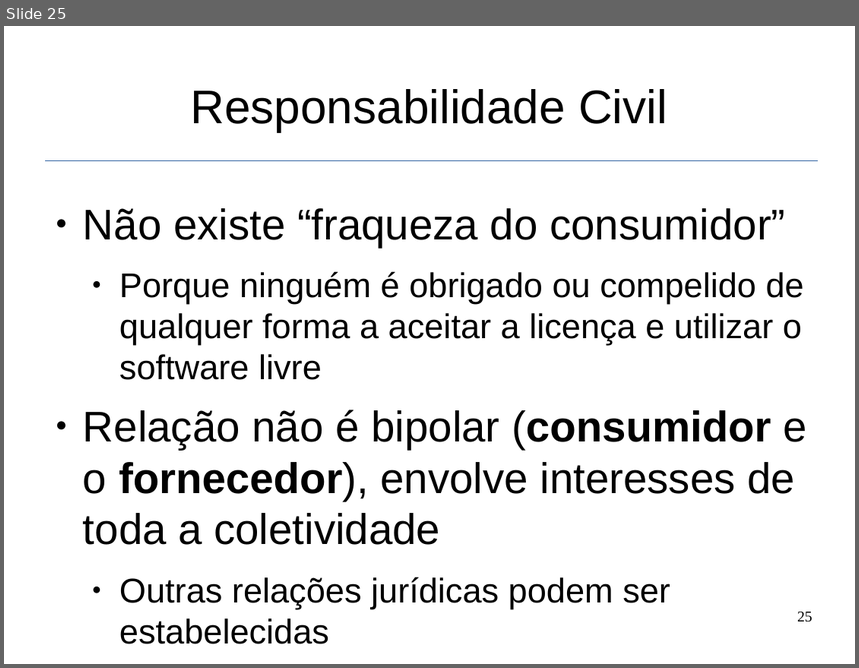
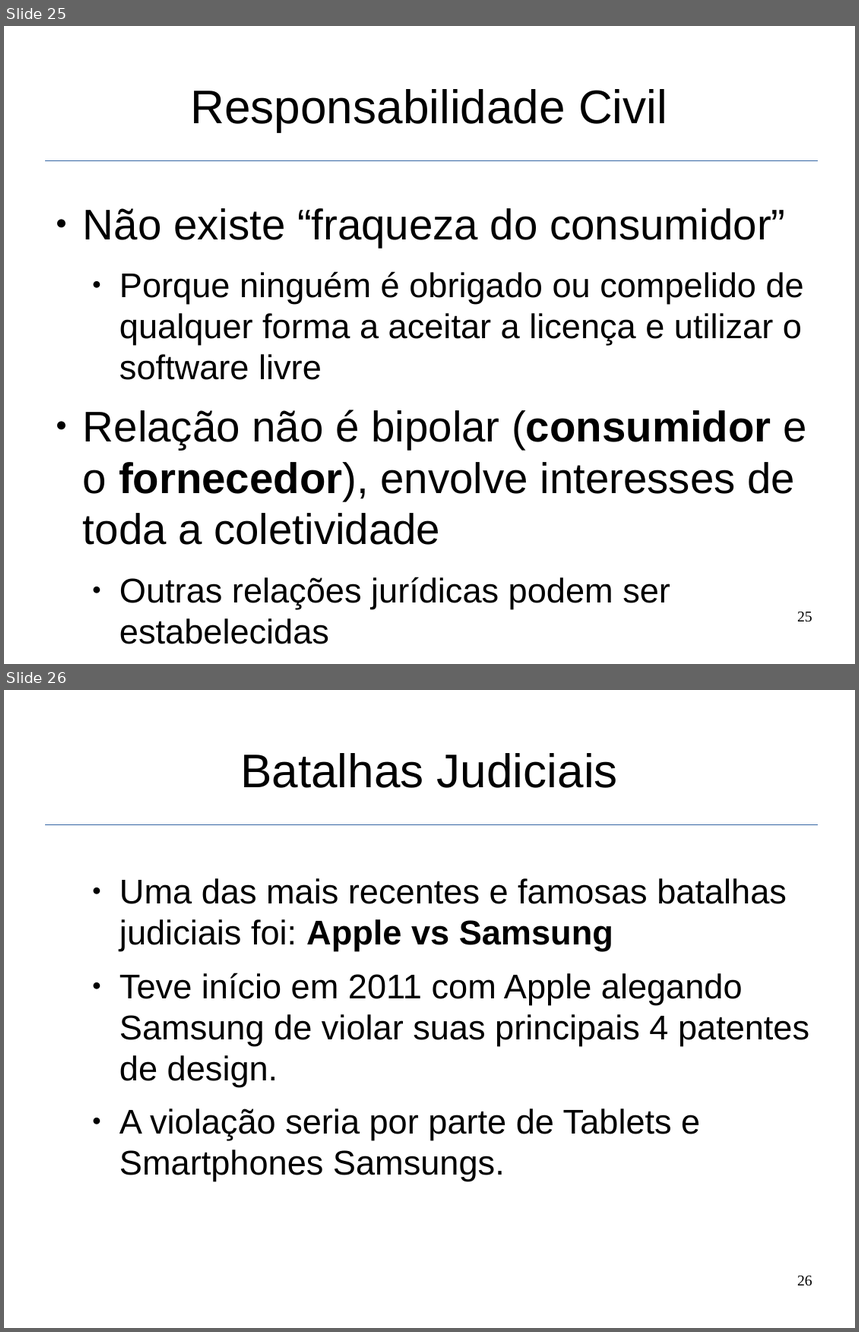
Before and after one commit to OpenRedu/aulas_floss, a slide deck: 07_AspectosLegais/07_AspectosLegais.odp. Shown one above the other, each under a label of ours: slide 25 before the commit, slides 25 and 26 after it. The pictures are 859x668 and 859x1332 pixels, drawn with LibreOffice and Linux fonts; fonts in the diff are those of the drawing. Boxes give left, top, right and bottom in pixels: in the first picture for what was removed or moved away, otherwise in the second. Text is boxed around its words. In the diff, an @@ line names an element or a change of style, - is before the commit and + after.

Commit message:
Incluindo slides sobre batalha judicial entre Apple e Samsung

```diff
--- a/07_AspectosLegais/07_AspectosLegais.odp
+++ b/07_AspectosLegais/07_AspectosLegais.odp
@@ slide 26 added at (4, 690, 855, 1328), background #FFFFFF; not listed: 1 template element that a slide beside it also shows @@
@@ title added at (240, 753, 618, 788), 44 pt, text #000000 @@
+Batalhas Judiciais
@@ text added at (120, 878, 810, 1182), 32 pt, text #000000 @@
+  ● Uma das mais recentes e famosas batalhas judiciais foi: Apple vs Samsung
+  ● Teve início em 2011 com Apple alegando Samsung de violar suas principais 4 patentes de design.
+  ● A violação seria por parte de Tablets e Smartphones Samsungs.
@@ page number added at (797, 1276, 813, 1287), 14 pt, text #000000 @@
+26
```
Also in this commit, not shown: 2 other slides added.
